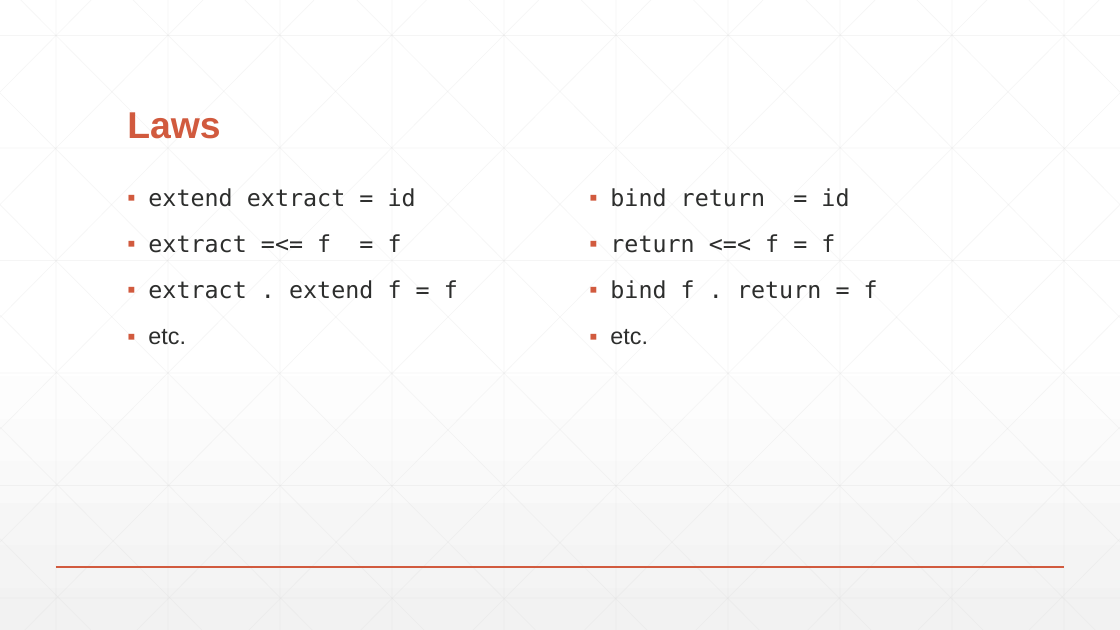
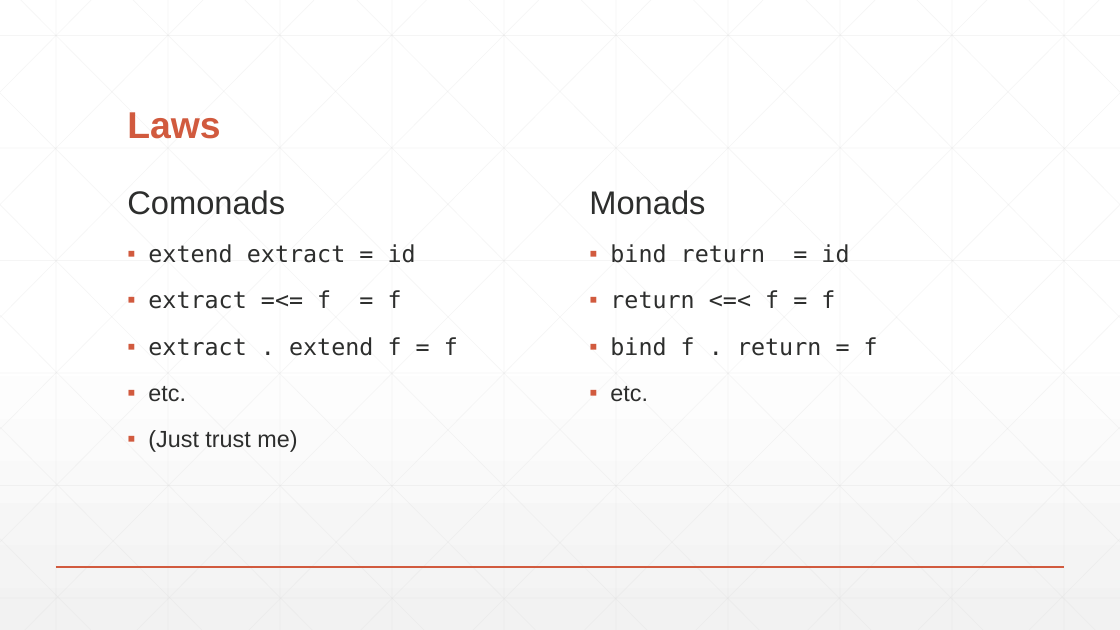
Before and after one commit to lambdaconf/lambdaconf-2016-usa, a slide deck: slide 23 of Functors, Comonads, and Digital Image Processing/FCDIP-LambdaConf16.pptx. Drawn at 1120x630 pixels with LibreOffice and Linux fonts; fonts in the diff are those of the drawing. Boxes give left, top, right and bottom in pixels: in the first picture for what was removed or moved away, otherwise in the second. Text is boxed around its words. In the diff, an @@ line names an element or a change of style, - is before the commit and + after.

```diff
--- a/Functors, Comonads, and Digital Image Processing/FCDIP-LambdaConf16.pptx
+++ b/Functors, Comonads, and Digital Image Processing/FCDIP-LambdaConf16.pptx
@@ text at (x1=127, y1=190, x2=285, y2=215): paragraph added @@
+Comonads
@@ text at (x1=589, y1=190, x2=705, y2=215): paragraph added @@
+Monads
@@ text at (x1=148, y1=430, x2=297, y2=452): paragraph added @@
+▪ (Just trust me)
```
Also in this commit, not shown: 8 other slides changed, 1 slide added.
